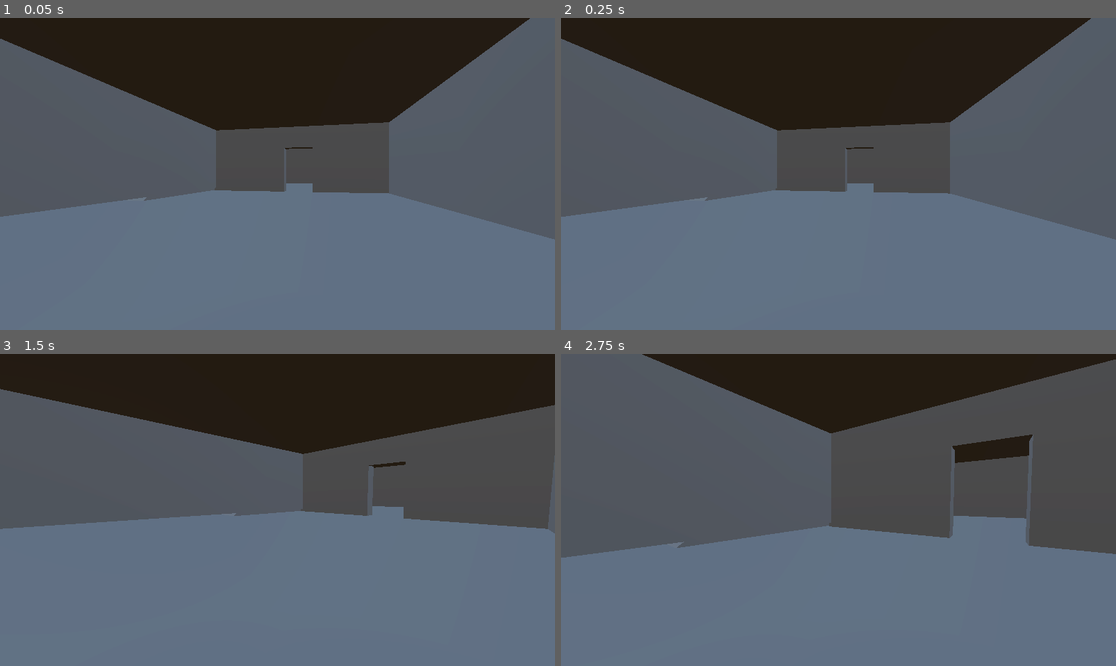
Above: before the commit, frames 1-4 (two rows, left to right).
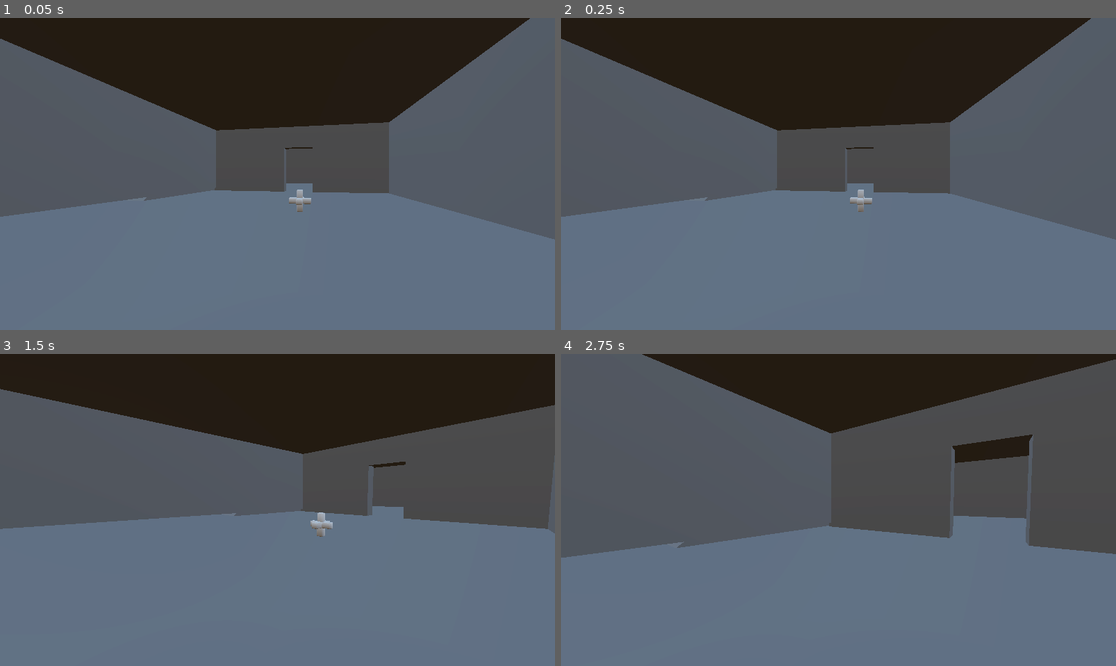
Above: after the commit, the same moments.

Repository: XIIGauge/tabakovic-adis-attemption.z
Game: Godot game, scene res://scenes/levels/level_01.tscn
Two runs of this game, one before a commit and one after it. Both use one fixed random seed, a clock stepped at 60 frames per second and the inputs below.
Inputs (mouse positions are in pixels of both pictures, inside the frame that each line leads up to):
- Up to frame 1 (0.05 s): no input
- Up to frame 2 (0.25 s): no input
- Up to frame 3 (1.5 s): tap Enter (ui_accept) at 0.5, 0.77 s; move the mouse to (399, 494) at 0.52 s; hold Right (ui_right) 0.53-1.28 s; click (399, 494) at 0.67 s; move the mouse to (249, 510) at 1.27 s; hold Up (ui_up) from 1.28 s (still down)
- Up to frame 4 (2.75 s): keep holding Up (ui_up); tap Enter (ui_accept) at 1.52 s; move the mouse to (849, 503) at 2.02 s

The runs differ from the first frame. In frame 1, 0.1% of the frame differs, in the area x 52-57%, y 55-63%; in frame 2, 0.1%; in frame 3, 0.2%, in the area x 55-60%, y 50-59%; in frame 4, nothing differs.

Commit message:
added a health pack

Diff:
--- a/scenes/levels/level_01.tscn
+++ b/scenes/levels/level_01.tscn
@@ -1,6 +1,7 @@
 [gd_scene format=3 uid="uid://p4kid6p7u0wu"]
 
 [ext_resource type="PackedScene" uid="uid://bs72ogkvdd7d6" path="res://addons/proto_controller/proto_controller.tscn" id="1_m802k"]
+[ext_resource type="PackedScene" uid="uid://dwdv01np3xako" path="res://assets/meshes/Pack of health .glb" id="2_i2aat"]
 
 [sub_resource type="ProceduralSkyMaterial" id="ProceduralSkyMaterial_m802k"]
 sky_horizon_color = Color(0.66224277, 0.6717428, 0.6867428, 1)
@@ -217,3 +218,6 @@
 [node name="CrossBoard3" type="CSGBox3D" parent="Bridges" unique_id=825741185]
 transform = Transform3D(0.99994105, 0, -0.010855686, 0, 1, 0, 0.010855686, 0, 0.99994105, 111.8735, 6.4790664, -52.86464)
 size = Vector3(3.7735596, 1, 53.058037)
+
+[node name="Pack of health " parent="." unique_id=1375532911 instance=ExtResource("2_i2aat")]
+transform = Transform3D(1, 0, 0, 0, 1, 0, 0, 0, 1, 6.580632, 0.01260066, -9.014894)
Binary file added: assets/meshes/Pack of health .glb
Not shown, added: assets/meshes/Pack of health .glb.import
